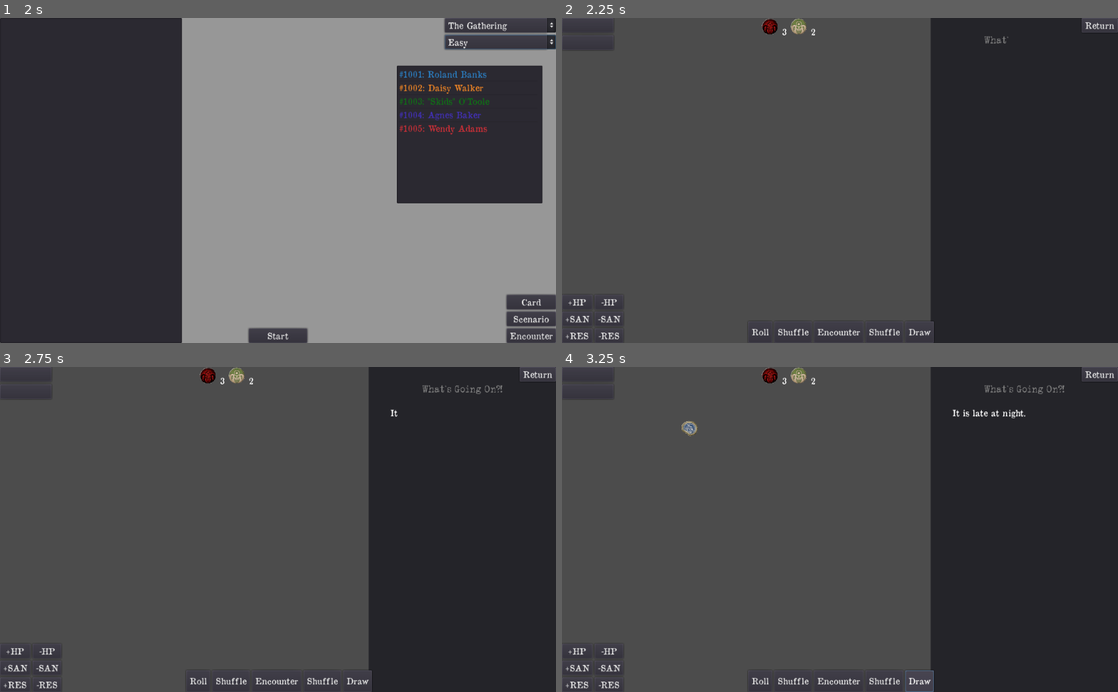
Above: before the commit, frames 1-4 (two rows, left to right).
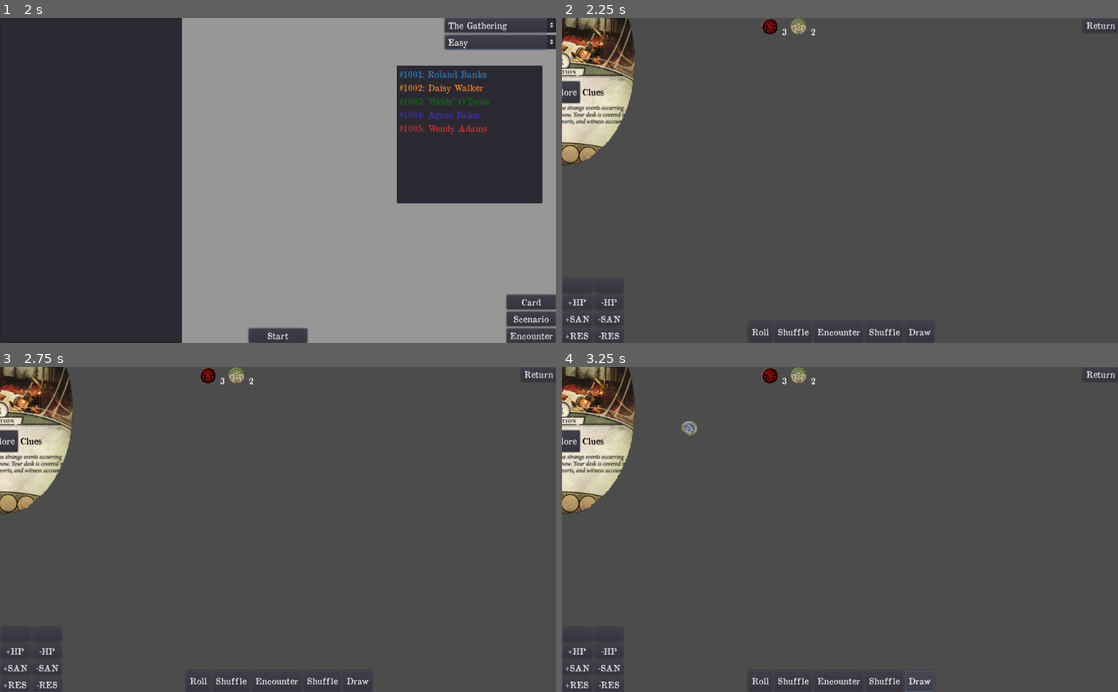
Above: after the commit, the same moments.

Repository: fenixnix/Ascii
Game: Godot game, scene res://main.tscn
The game is run twice, just before and just after one commit, with the same random seed, the same clock (stepped at 60 frames per second) and the same inputs.
Inputs:
- Up to frame 1 (2 s): click "Easy" at 0.5 s; click "Easy" at 1.25 s
- Up to frame 2 (2.25 s): click "Start" at 2 s
- Up to frame 3 (2.75 s): no input
- Up to frame 4 (3.25 s): click "Draw" at 2.75 s

Frame 1 is identical in both runs. In frame 2, 38% of the frame differs, in the area x 0-100%, y 0-100%; in frame 3, 38%; in frame 4, 38%.
Error before the commit: Invalid get index 'sanDmg' (on base: 'Control (game.gd)'). (res://Status.gd:13)
Error after the commit: Invalid get index 'sanDmg' (on base: 'Node (game.gd)'). (res://Status.gd:13)

Commit message:
new chara label

Diff:
--- /dev/null
+++ b/Arkham horror/arkham/CharaLabel.gd
@@ -0,0 +1,6 @@
+extends Control
+
+func Set(dat):
+	$VBoxContainer/Name.text = dat.name
+	$VBoxContainer/HBoxContainer/TextureRect.texture.atlas = GlbDb.CardImg(dat.img)
+	$VBoxContainer/HBoxContainer/CharaRT.Set(dat)
--- /dev/null
+++ b/Arkham horror/arkham/CharaLabel.tscn
@@ -0,0 +1,63 @@
+[gd_scene load_steps=5 format=2]
+
+[ext_resource path="res://image/01001.png" type="Texture" id=1]
+[ext_resource path="res://CharaStatusRT.gd" type="Script" id=2]
+[ext_resource path="res://CharaLabel.gd" type="Script" id=3]
+
+[sub_resource type="AtlasTexture" id=1]
+flags = 4
+atlas = ExtResource( 1 )
+region = Rect2( 29, 50, 169, 222 )
+
+[node name="CharaLabel" type="Panel"]
+margin_right = 150.0
+margin_bottom = 180.0
+rect_min_size = Vector2( 200, 240 )
+script = ExtResource( 3 )
+__meta__ = {
+"_edit_use_anchors_": false
+}
+
+[node name="VBoxContainer" type="VBoxContainer" parent="."]
+anchor_right = 1.0
+anchor_bottom = 1.0
+__meta__ = {
+"_edit_use_anchors_": false
+}
+
+[node name="Name" type="Label" parent="VBoxContainer"]
+margin_right = 200.0
+margin_bottom = 21.0
+__meta__ = {
+"_edit_use_anchors_": false
+}
+
+[node name="HBoxContainer" type="VBoxContainer" parent="VBoxContainer"]
+margin_top = 25.0
+margin_right = 200.0
+margin_bottom = 240.0
+rect_min_size = Vector2( 100, 100 )
+size_flags_vertical = 3
+
+[node name="TextureRect" type="TextureRect" parent="VBoxContainer/HBoxContainer"]
+margin_right = 200.0
+margin_bottom = 105.0
+size_flags_horizontal = 3
+size_flags_vertical = 3
+texture = SubResource( 1 )
+expand = true
+stretch_mode = 6
+__meta__ = {
+"_edit_use_anchors_": false
+}
+
+[node name="CharaRT" type="RichTextLabel" parent="VBoxContainer/HBoxContainer"]
+margin_top = 109.0
+margin_right = 200.0
+margin_bottom = 215.0
+size_flags_horizontal = 3
+size_flags_vertical = 3
+script = ExtResource( 2 )
+__meta__ = {
+"_edit_use_anchors_": false
+}
--- a/Arkham horror/arkham/CharaStatus.gd
+++ b/Arkham horror/arkham/CharaStatus.gd
@@ -18,5 +18,6 @@
 	"""%[
 		chara.name,
 		chara.W,chara.I,chara.C,chara.A,
+		chara.san,chara.SAN,chara.hp,chara.STA
 	]
 	return code
--- /dev/null
+++ b/Arkham horror/arkham/CharaStatusRT.gd
@@ -0,0 +1,19 @@
+extends RichTextLabel
+
+var data
+
+func Set(dat):
+	bbcode_enabled = true
+	data = dat
+	refresh()
+
+func refresh():
+	bbcode_text = """
+[color=#008080] %d [font=res://font/icon.tres]p[/font][/color] [color=#f0f000] %d [font=res://font/icon.tres]b[/font][/color] [color=#e00000] %d [font=res://font/icon.tres]c[/font][/color] [color=#00e000] %d [font=res://font/icon.tres]a[/font][/color]
+[img=16x16]res://image/sanity.png[/img] %d/%d [img=16x16]res://image/health.png[/img] %d/%d
+[img=16x16]res://image/clue.png[/img] %d [img=16x16]res://image/resource.png[/img] %d
+	"""%[
+		data.W,data.I,data.C,data.A,
+		data.san,data.SAN,data.hp,data.STA,
+		data.clue,data.res,
+	]
--- a/Arkham horror/arkham/GlbDat.gd
+++ b/Arkham horror/arkham/GlbDat.gd
@@ -14,6 +14,7 @@
 		var cha = _charaList[i].duplicate(true)
 		cha.hp = cha.STA
 		cha.san = cha.SAN
+		cha.clue = 0
 		cha.res = 5
 		cha.at = 3
 		cha.deck = deckList[i].duplicate(true)
--- /dev/null
+++ b/Arkham horror/arkham/Location.gd
@@ -0,0 +1,6 @@
+extends Node2D
+
+var data
+
+func Set(dat):
+	data = dat
--- /dev/null
+++ b/Arkham horror/arkham/Location.tscn
@@ -0,0 +1,69 @@
+[gd_scene load_steps=6 format=2]
+
+[ext_resource path="res://image/01111b.png" type="Texture" id=1]
+[ext_resource path="res://shader/masked_sprite.shader" type="Shader" id=2]
+[ext_resource path="res://image/doom.png" type="Texture" id=3]
+[ext_resource path="res://Location.gd" type="Script" id=4]
+
+[sub_resource type="ShaderMaterial" id=1]
+shader = ExtResource( 2 )
+shader_param/mask = ExtResource( 3 )
+
+[node name="Location" type="Node2D"]
+script = ExtResource( 4 )
+
+[node name="Sprite" type="Sprite" parent="."]
+material = SubResource( 1 )
+position = Vector2( -1.33484, 82.7601 )
+texture = ExtResource( 1 )
+
+[node name="Menu" type="HBoxContainer" parent="."]
+anchor_left = 0.5
+anchor_top = 0.5
+anchor_right = 0.5
+anchor_bottom = 0.5
+margin_left = -122.078
+margin_top = 116.82
+margin_right = 110.922
+margin_bottom = 156.82
+alignment = 1
+__meta__ = {
+"_edit_use_anchors_": false
+}
+
+[node name="Label" type="Label" parent="Menu"]
+margin_left = 34.0
+margin_top = 9.0
+margin_right = 78.0
+margin_bottom = 30.0
+custom_colors/font_color = Color( 0, 0, 0, 1 )
+text = "Cover"
+
+[node name="Button" type="Button" parent="Menu"]
+margin_left = 82.0
+margin_right = 154.0
+margin_bottom = 40.0
+text = "Explore"
+__meta__ = {
+"_edit_use_anchors_": false
+}
+
+[node name="Label2" type="Label" parent="Menu"]
+margin_left = 158.0
+margin_top = 9.0
+margin_right = 198.0
+margin_bottom = 30.0
+custom_colors/font_color = Color( 0, 0, 0, 1 )
+text = "Clues"
+
+[node name="Name" type="Label" parent="."]
+margin_left = -34.2731
+margin_top = -124.517
+margin_right = 33.7269
+margin_bottom = -103.517
+text = "Location"
+align = 1
+valign = 1
+__meta__ = {
+"_edit_use_anchors_": false
+}
--- a/Arkham horror/arkham/game.gd
+++ b/Arkham horror/arkham/game.gd
@@ -1,13 +1,21 @@
-extends Control
+extends Node
 
 var curAgenda = 0
 var curAct = 0
 var doom = 0
 var clue = 0
 
+var charaLabelPrefab = preload("res://CharaLabel.tscn")
+
 func _ready():
 	rand_seed(OS.get_ticks_msec())
 	$CharaStatus.Set(GlbDat.charaList)
+	for c in $CharaList.get_children():
+		c.queue_free()
+	for c in GlbDat.charaList:
+		var lab = charaLabelPrefab.instance()
+		$CharaList.add_child(lab)
+		lab.Set(c)
 	#$Status.Refresh(self)
 
 	var agenda = GlbDat.story.agenda[curAgenda]
--- a/Arkham horror/arkham/game.tscn
+++ b/Arkham horror/arkham/game.tscn
@@ -1,19 +1,27 @@
-[gd_scene load_steps=5 format=2]
+[gd_scene load_steps=6 format=2]
 
 [ext_resource path="res://CharaStatus.gd" type="Script" id=1]
 [ext_resource path="res://game.gd" type="Script" id=2]
 [ext_resource path="res://Status.gd" type="Script" id=3]
 [ext_resource path="res://MessageLog.gd" type="Script" id=4]
-
-[node name="game" type="Control"]
-anchor_right = 1.0
-anchor_bottom = 1.0
+[ext_resource path="res://Location.tscn" type="PackedScene" id=5]
+
+[node name="game" type="Node"]
 script = ExtResource( 2 )
+
+[node name="map" type="Node2D" parent="."]
+
+[node name="Location" parent="map" instance=ExtResource( 5 )]
+
+[node name="CharaList" type="HBoxContainer" parent="."]
+anchor_right = 1.0
+margin_bottom = 138.0
 __meta__ = {
 "_edit_use_anchors_": false
 }
 
 [node name="CharaStatus" type="RichTextLabel" parent="."]
+visible = false
 anchor_bottom = 1.0
 margin_right = 270.0
 bbcode_enabled = true
@@ -23,12 +31,13 @@
 }
 
 [node name="msg" type="Panel" parent="."]
-anchor_left = 1.0
-anchor_right = 1.0
-anchor_bottom = 1.0
-margin_left = -345.0
-__meta__ = {
-"_edit_use_anchors_": false
+visible = false
+anchor_left = 0.229492
+anchor_top = 0.59
+anchor_right = 0.773438
+anchor_bottom = 0.896667
+__meta__ = {
+"_edit_use_anchors_": true
 }
 
 [node name="Message" type="RichTextLabel" parent="msg"]
@@ -132,7 +141,7 @@
 [node name="Return" type="Button" parent="."]
 anchor_left = 1.0
 anchor_right = 1.0
-margin_left = -67.0
+margin_left = -65.0
 margin_bottom = 27.0
 text = "Return"
 __meta__ = {
@@ -152,64 +161,66 @@
 [node name="Menu" type="GridContainer" parent="."]
 anchor_top = 1.0
 anchor_bottom = 1.0
-margin_top = -89.0
+margin_top = -120.0
 margin_right = 115.0
 columns = 2
 __meta__ = {
 "_edit_use_anchors_": false
 }
 
+[node name="Button" type="Button" parent="Menu"]
+margin_right = 57.0
+margin_bottom = 27.0
+__meta__ = {
+"_edit_use_anchors_": false
+}
+
+[node name="Push Agenda" type="Button" parent="Menu"]
+margin_left = 61.0
+margin_right = 115.0
+margin_bottom = 27.0
+__meta__ = {
+"_edit_use_anchors_": false
+}
+
 [node name="HP_add" type="Button" parent="Menu"]
-margin_right = 57.0
-margin_bottom = 27.0
+margin_top = 31.0
+margin_right = 57.0
+margin_bottom = 58.0
 text = "+HP"
 
 [node name="HP_rmv" type="Button" parent="Menu"]
 margin_left = 61.0
-margin_right = 115.0
-margin_bottom = 27.0
+margin_top = 31.0
+margin_right = 115.0
+margin_bottom = 58.0
 text = "-HP"
 
 [node name="SAN_add" type="Button" parent="Menu"]
-margin_top = 31.0
-margin_right = 57.0
-margin_bottom = 58.0
+margin_top = 62.0
+margin_right = 57.0
+margin_bottom = 89.0
 text = "+SAN"
 
 [node name="SAN_rmv" type="Button" parent="Menu"]
 margin_left = 61.0
-margin_top = 31.0
-margin_right = 115.0
-margin_bottom = 58.0
+margin_top = 62.0
+margin_right = 115.0
+margin_bottom = 89.0
 text = "-SAN"
 
 [node name="RES_add" type="Button" parent="Menu"]
-margin_top = 62.0
-margin_right = 57.0
-margin_bottom = 89.0
+margin_top = 93.0
+margin_right = 57.0
+margin_bottom = 120.0
 text = "+RES"
 
 [node name="RES_rmv" type="Button" parent="Menu"]
 margin_left = 61.0
-margin_top = 62.0
-margin_right = 115.0
-margin_bottom = 89.0
+margin_top = 93.0
+margin_right = 115.0
+margin_bottom = 120.0
 text = "-RES"
-
-[node name="Button" type="Button" parent="."]
-margin_right = 95.0
-margin_bottom = 27.0
-__meta__ = {
-"_edit_use_anchors_": false
-}
-
-[node name="Push Agenda" type="Button" parent="."]
-margin_top = 32.0361
-margin_right = 95.0
-margin_bottom = 59.0361
-__meta__ = {
-"_edit_use_anchors_": false
-}
 
 [node name="StoryMark" type="RichTextLabel" parent="."]
 anchor_left = 0.5
@@ -217,6 +228,9 @@
 margin_left = -145.0
 margin_right = 146.0
 margin_bottom = 50.0
+__meta__ = {
+"_edit_use_anchors_": false
+}
 [connection signal="meta_clicked" from="Status" to="Status" method="_on_Status_meta_clicked"]
 [connection signal="meta_hover_ended" from="Status" to="Status" method="_on_Status_meta_hover_ended"]
 [connection signal="meta_hover_started" from="Status" to="Status" method="_on_Status_meta_hover_started"]
@@ -226,11 +240,5 @@
 [connection signal="pressed" from="Menu2/shuffle" to="." method="_on_shuffle_pressed"]
 [connection signal="pressed" from="Menu2/draw" to="." method="_on_draw_pressed"]
 [connection signal="pressed" from="Return" to="." method="_on_Return_pressed"]
-[connection signal="pressed" from="Menu/HP_add" to="." method="_on_HP_add_pressed"]
-[connection signal="pressed" from="Menu/HP_rmv" to="." method="_on_HP_rmv_pressed"]
-[connection signal="pressed" from="Menu/SAN_add" to="." method="_on_SAN_add_pressed"]
-[connection signal="pressed" from="Menu/SAN_rmv" to="." method="_on_SAN_rmv_pressed"]
-[connection signal="pressed" from="Menu/RES_add" to="." method="_on_RES_add_pressed"]
-[connection signal="pressed" from="Menu/RES_rmv" to="." method="_on_RES_rmv_pressed"]
-[connection signal="pressed" from="Button" to="." method="_on_Button_pressed"]
-[connection signal="pressed" from="Push Agenda" to="." method="_on_Push_Agenda_pressed"]
+[connection signal="pressed" from="Menu/Button" to="." method="_on_Button_pressed"]
+[connection signal="pressed" from="Menu/Push Agenda" to="." method="_on_Push_Agenda_pressed"]
--- /dev/null
+++ b/Arkham horror/arkham/shader/masked_sprite.shader
@@ -0,0 +1,9 @@
+shader_type canvas_item;
+
+uniform sampler2D mask;
+
+void fragment(){
+	vec4 clr = texture(TEXTURE,UV);
+	vec4 msk = texture(mask,UV);
+	COLOR = clr*msk.a;
+}
Binary file added: Arkham horror/arkham/image/01001.png
Binary file added: Arkham horror/arkham/image/01111b.png
